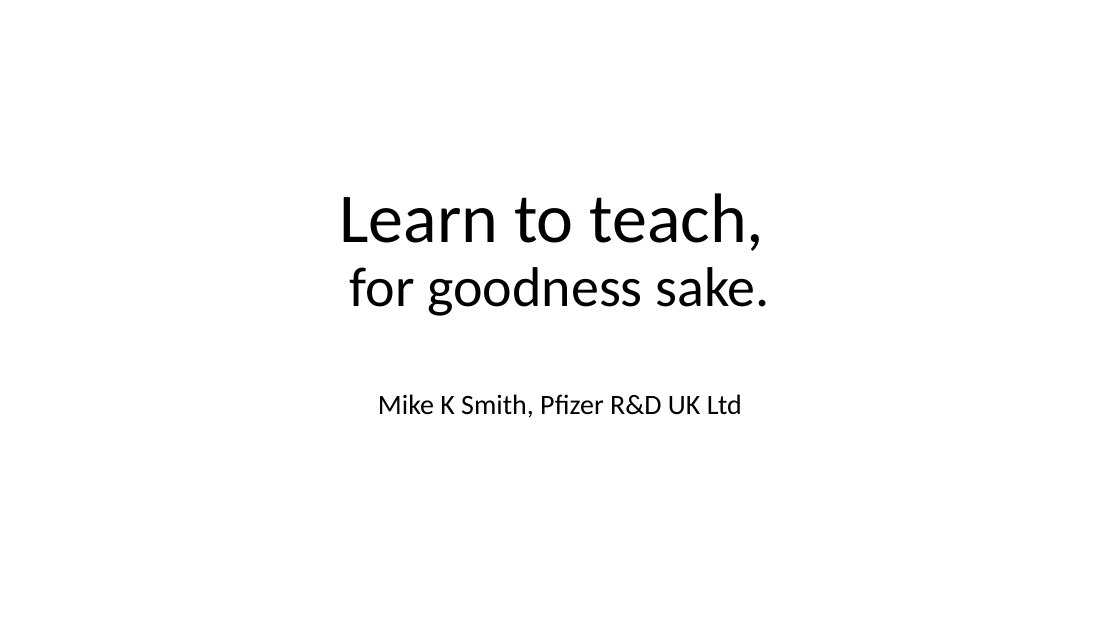
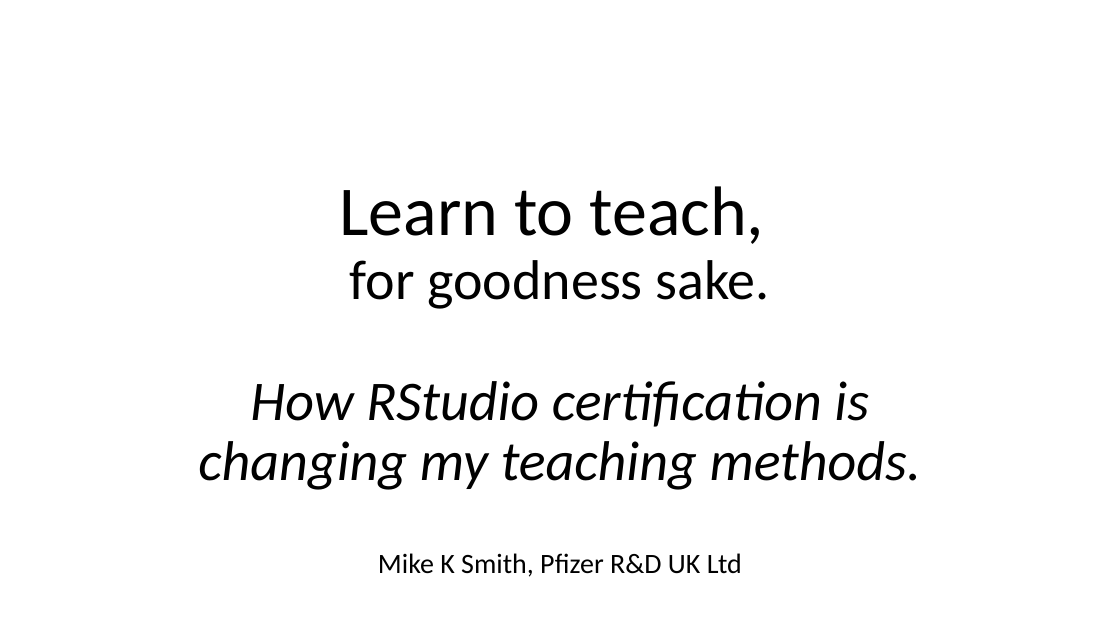
Before and after one commit to MikeKSmith/RStudioConf2020, a slide deck: slide 1 of Learn to teach_MikeKSmith.pptx. Drawn at 1120x630 pixels with LibreOffice and Linux fonts; fonts in the diff are those of the drawing. Boxes give left, top, right and bottom in pixels: in the first picture for what was removed or moved away, otherwise in the second. Text is boxed around its words. In the diff, an @@ line names an element or a change of style, - is before the commit and + after.

```diff
--- a/Learn to teach_MikeKSmith.pptx
+++ b/Learn to teach_MikeKSmith.pptx
@@ title at (x1=198, y1=186, x2=922, y2=490): text changed; italic on @@
-Learn to teach,
-for goodness sake.
+Learn to teach,
+for goodness sake.
+How RStudio certification is changing my teaching methods.
@@ subtitle "Mike K Smith, Pfizer R&D ..." moved from (x1=378, y1=394, x2=742, y2=418) to (x1=378, y1=553, x2=742, y2=577) @@
```
Also in this commit, not shown: 7 other slides changed, 5 slides added, 1 slide removed.
